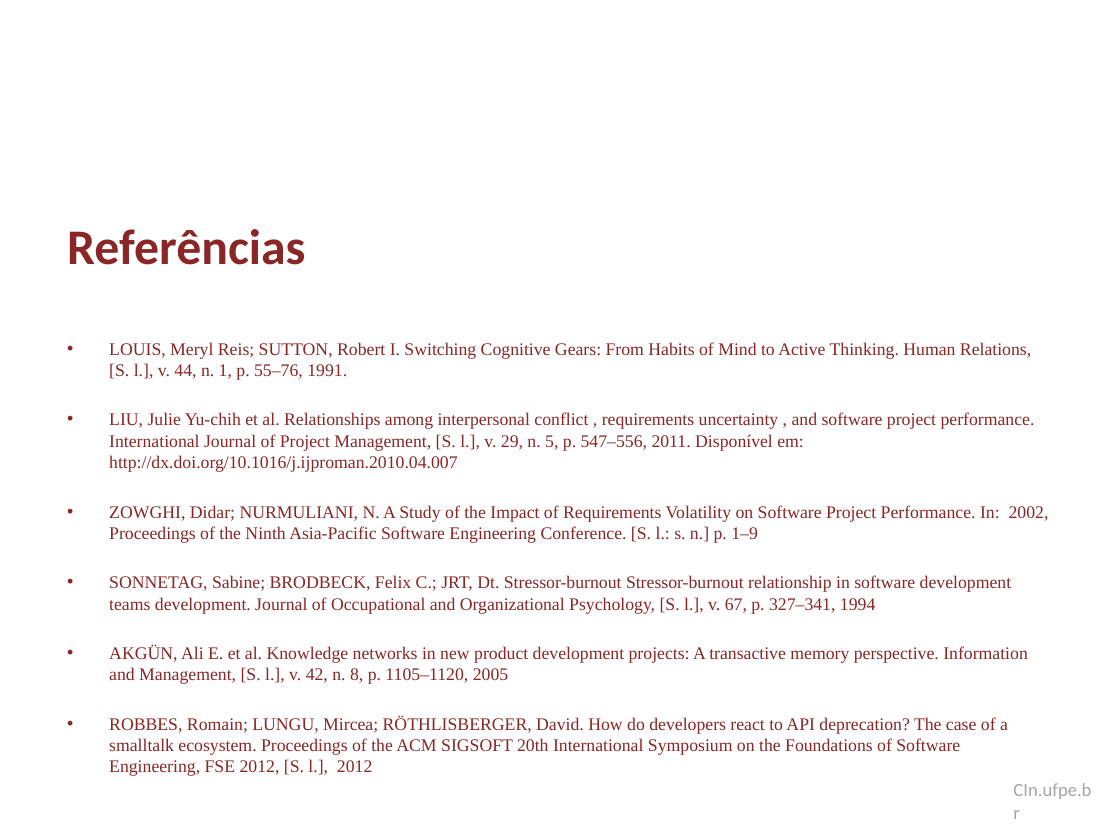
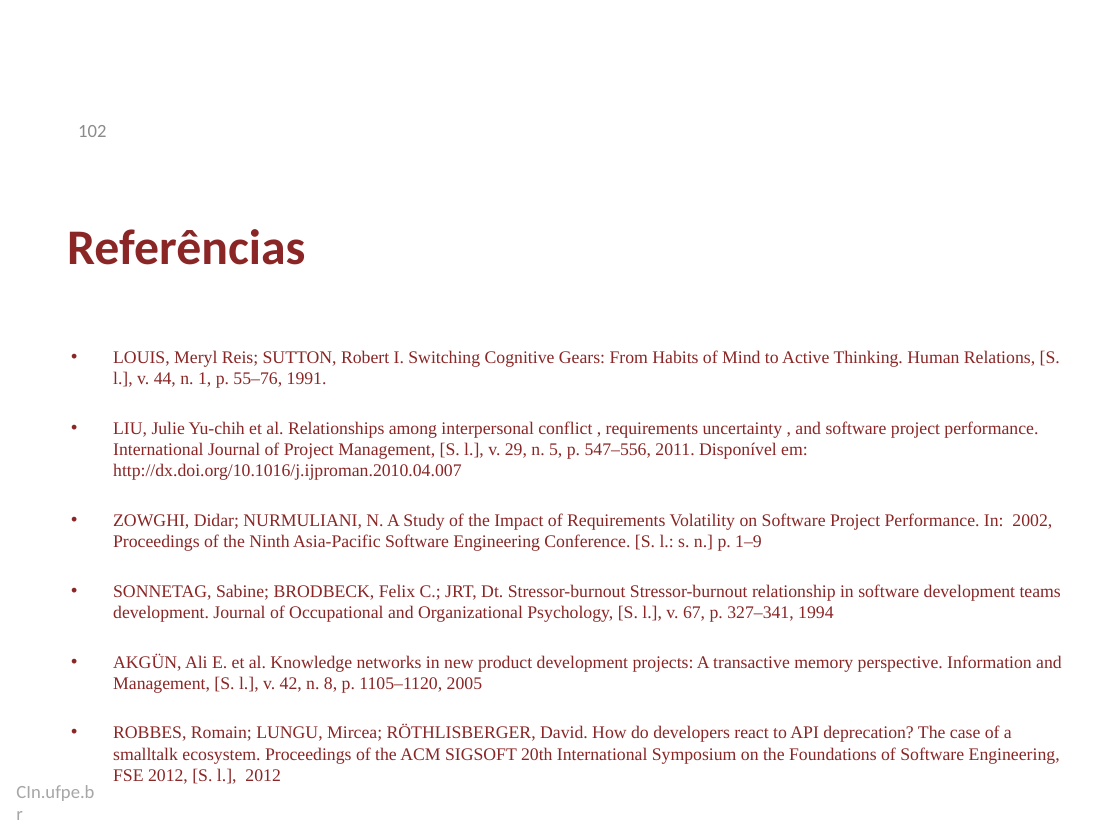
Before and after one commit to dan1lo/doutoradoR, a slide deck: slide 102 of apresentacao doutorado.pptx (slide 103 before the commit). Drawn at 1120x840 pixels with LibreOffice and Linux fonts; fonts in the diff are those of the drawing; background and template pictures are left out. Boxes give left, top, right and bottom in pixels: in the first picture for what was removed or moved away, otherwise in the second. Text is boxed around its words. In the diff, an @@ line names an element or a change of style, - is before the commit and + after.

```diff
--- a/apresentacao doutorado.pptx
+++ b/apresentacao doutorado.pptx
@@ page number added at (x1=78, y1=125, x2=106, y2=137), 12 pt, text #8C8C8C @@
+102
@@ text "LOUIS, Meryl Reis; SUTTON, Robert ..." rewrapped from (x1=109, y1=342, x2=1049, y2=776) to (x1=113, y1=350, x2=1062, y2=784) @@
@@ text "CIn.ufpe.br" moved from (x1=1013, y1=783, x2=1091, y2=799) to (x1=16, y1=785, x2=94, y2=801) @@
```
Also in this commit, not shown: 98 other slides changed, 3 slides added, 4 slides removed, 1 other file.
